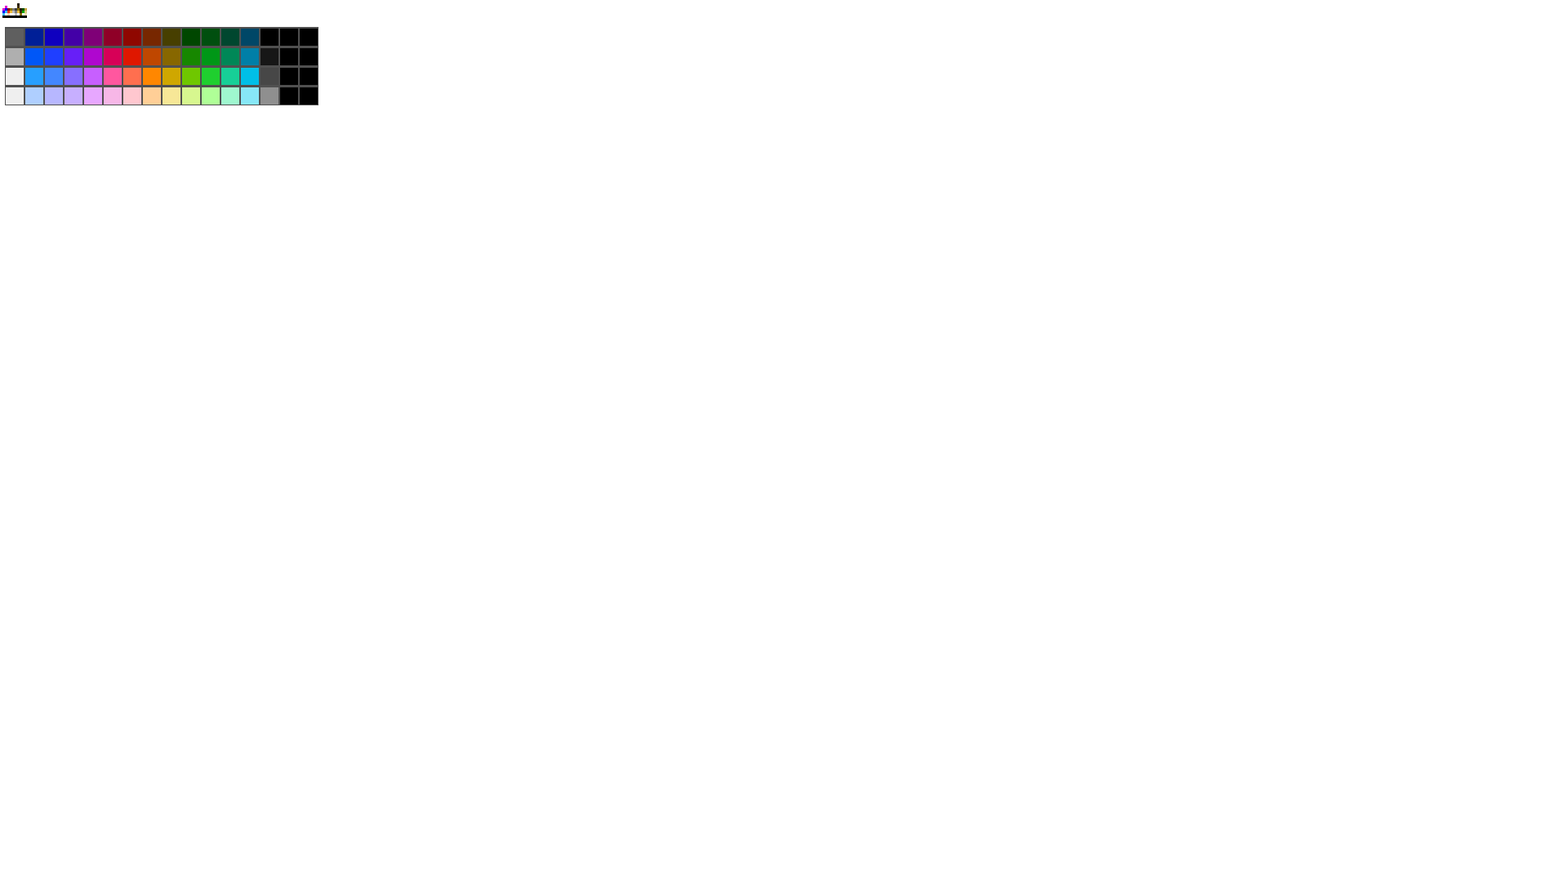
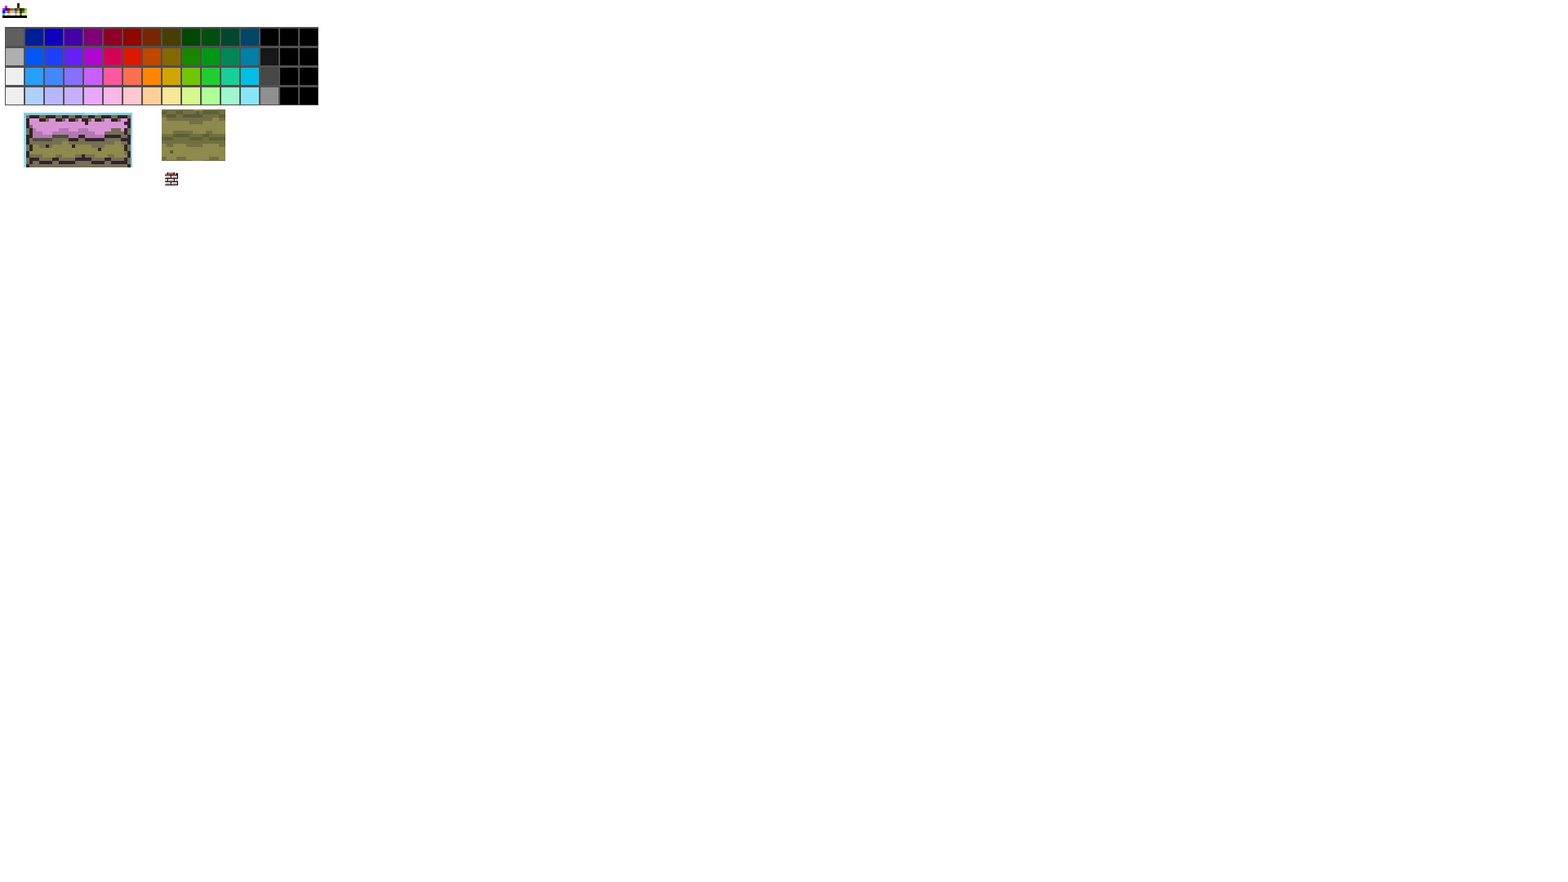
The second 1568px x 882px image is a revision of the first. Changes to its layers:
added layer "Pasted Layer #3" above "Pasted Layer #2" over [164, 172, 179, 186]
added layer "Pasted Layer #2" above "Pasted Layer #1" over [161, 109, 226, 161]
added layer "Pasted Layer #1" above "Pasted Layer" over [23, 112, 133, 168]